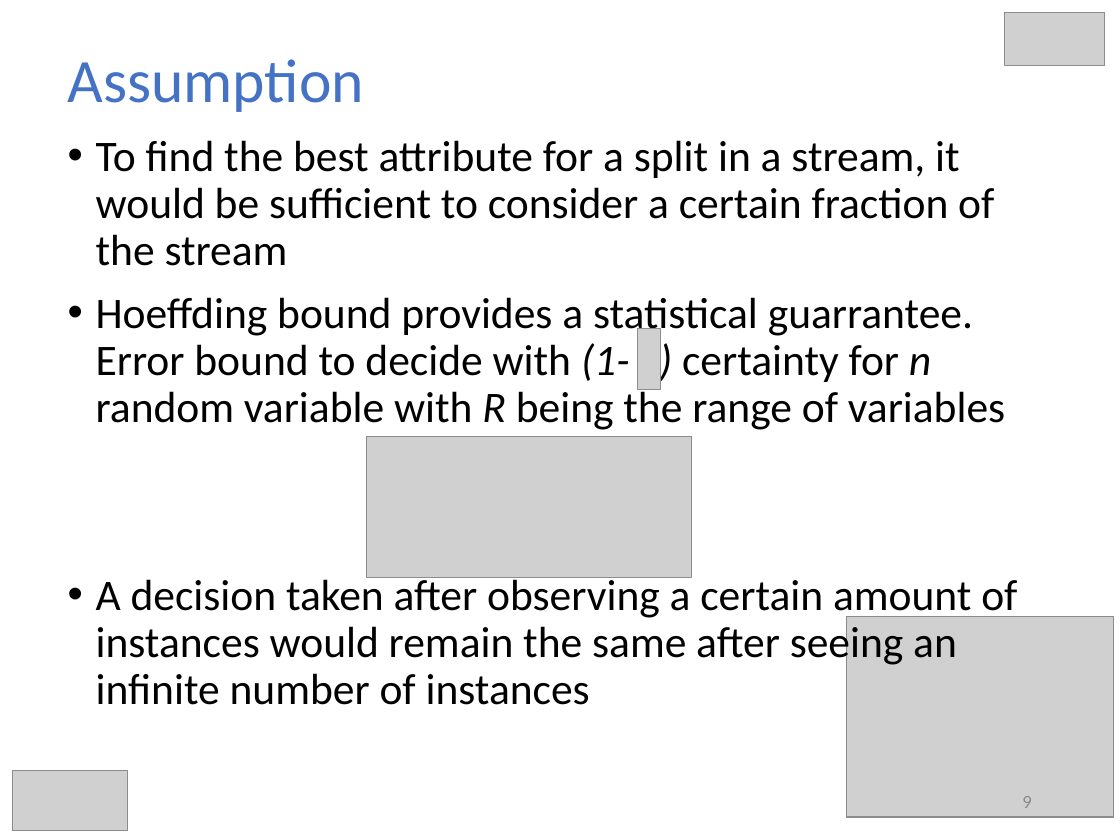
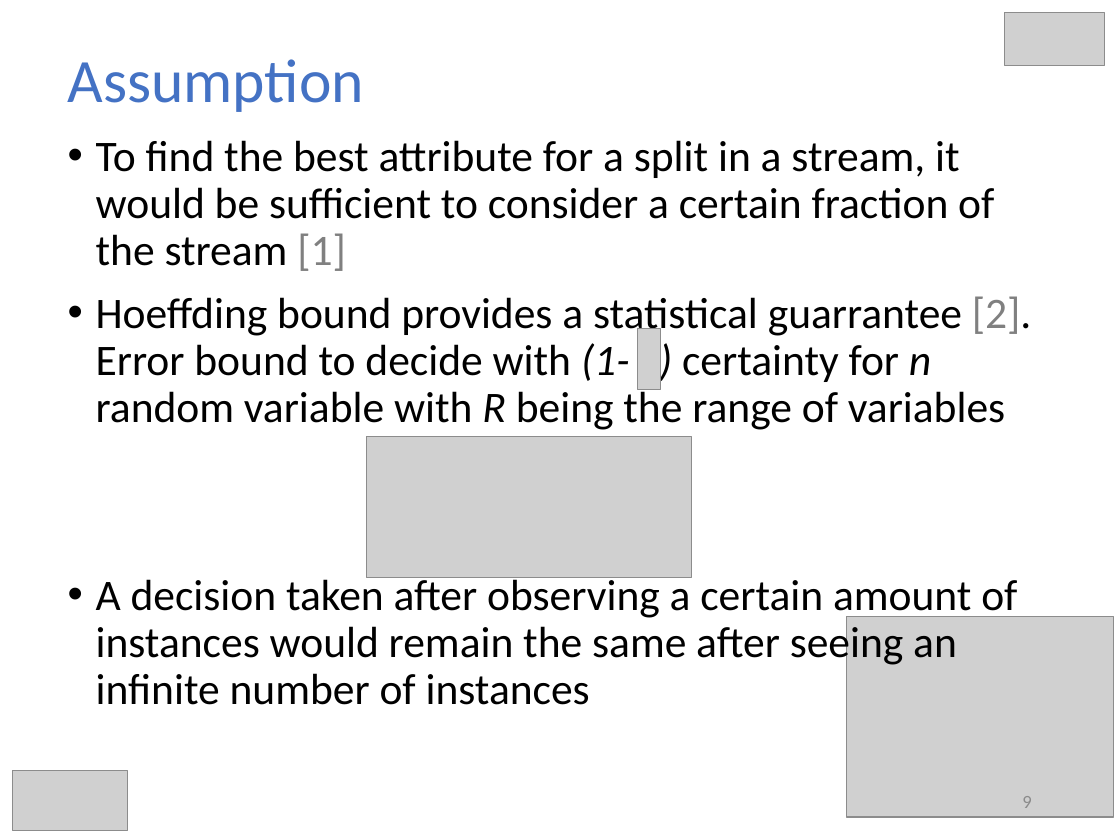
Before and after one commit to hmsgit/minestream, a slide deck: slide 9 of presentation/thesis.pptx. Drawn at 1120x840 pixels with LibreOffice and Linux fonts; fonts in the diff are those of the drawing; grey boxes stand for pictures. Boxes give left, top, right and bottom in pixels: in the first picture for what was removed or moved away, otherwise in the second. Text is boxed around its words. In the diff, an @@ line names an element or a change of style, - is before the commit and + after.

```diff
--- a/presentation/thesis.pptx
+++ b/presentation/thesis.pptx
@@ text at [96,140,1032,430]: text changed @@
-• To find the best attribute for a split in a stream, it would be sufficient to consider a certain fraction of the stream
-• Hoeffding bound provides a statistical guarrantee. Error bound to decide with (1- ) certainty for n random variable with R being the range of variables
+• To find the best attribute for a split in a stream, it would be sufficient to consider a certain fraction of the stream [1]
+• Hoeffding bound provides a statistical guarrantee [2]. Error bound to decide with (1- ) certainty for n random variable with R being the range of variables
```
Also in this commit, not shown: 6 other slides changed, 9 slides added, 4 slides removed, 15 other files.
